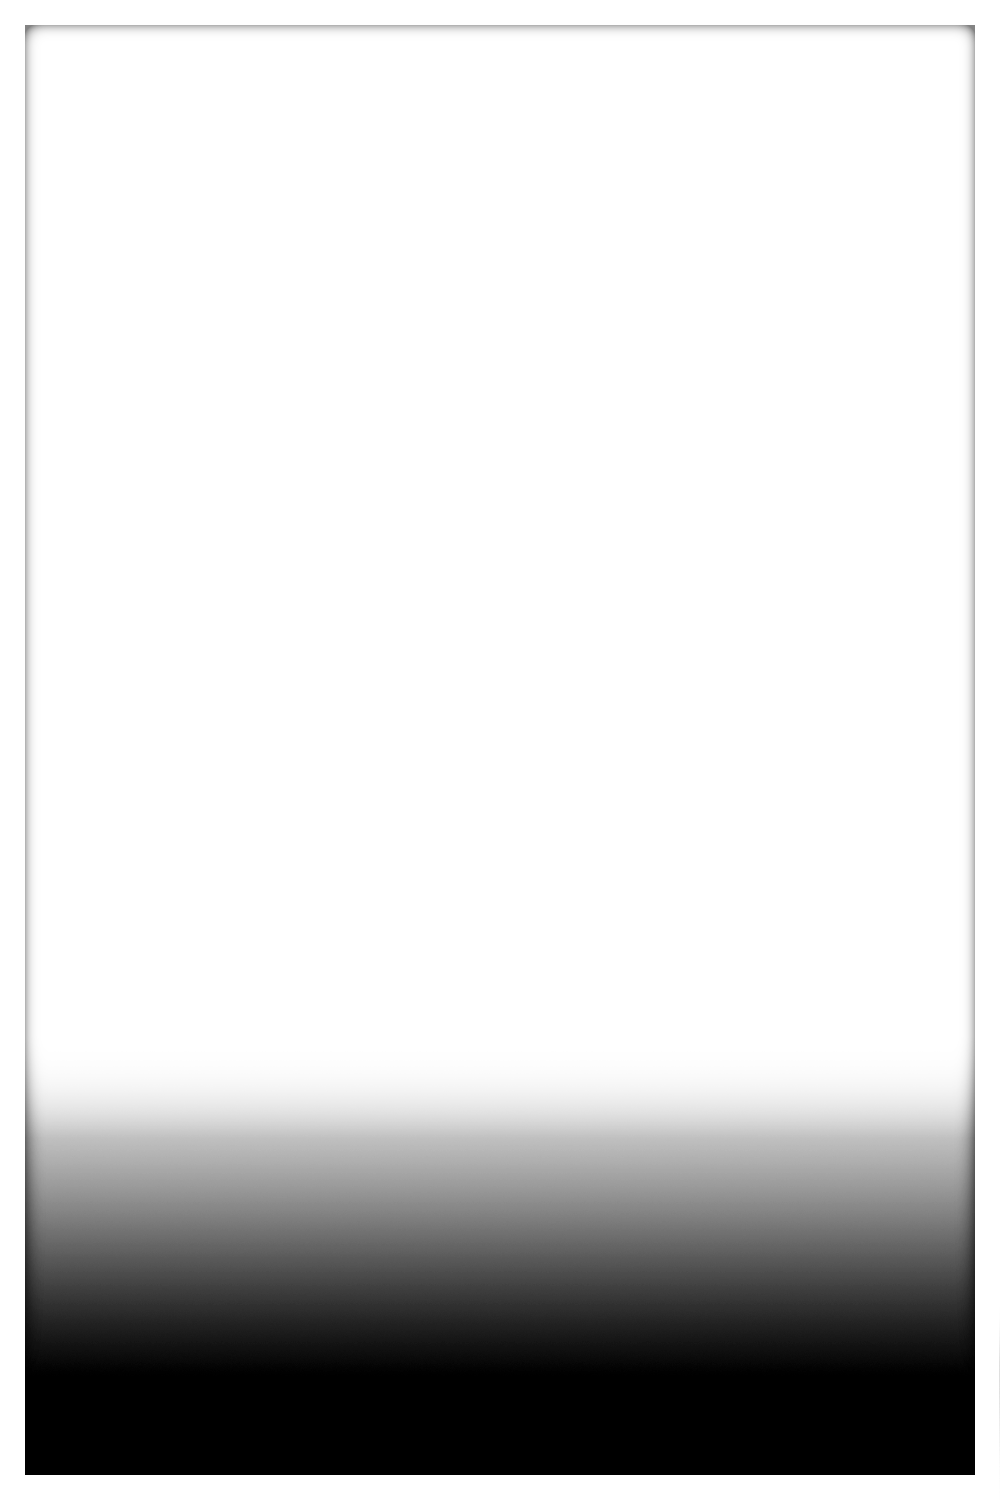
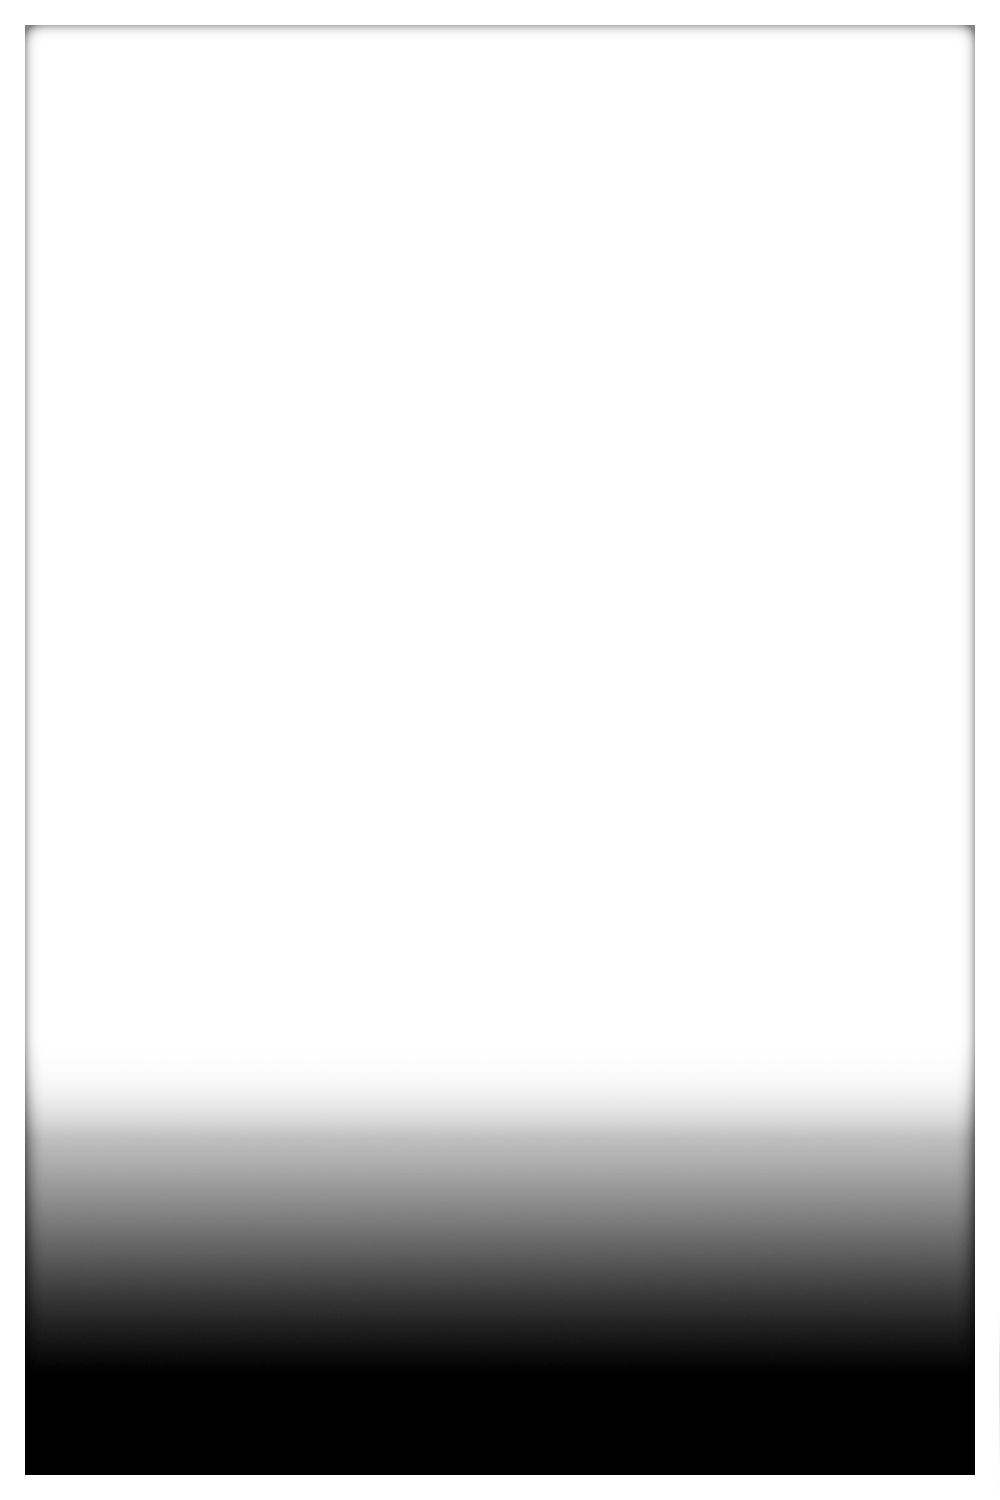
Layered file, before and after one edit (1000x1500). Changes by layer:
pixels changed over [left=25, top=1188, right=975, bottom=1366] (layer not identified)